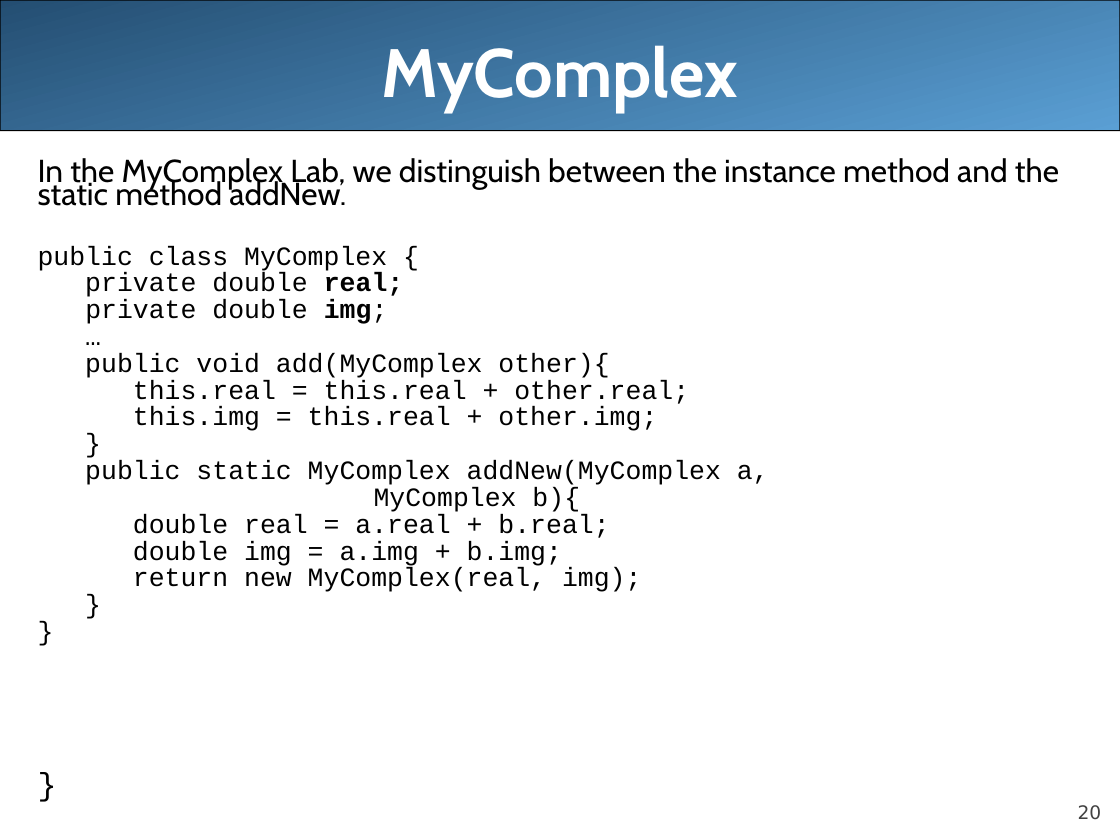
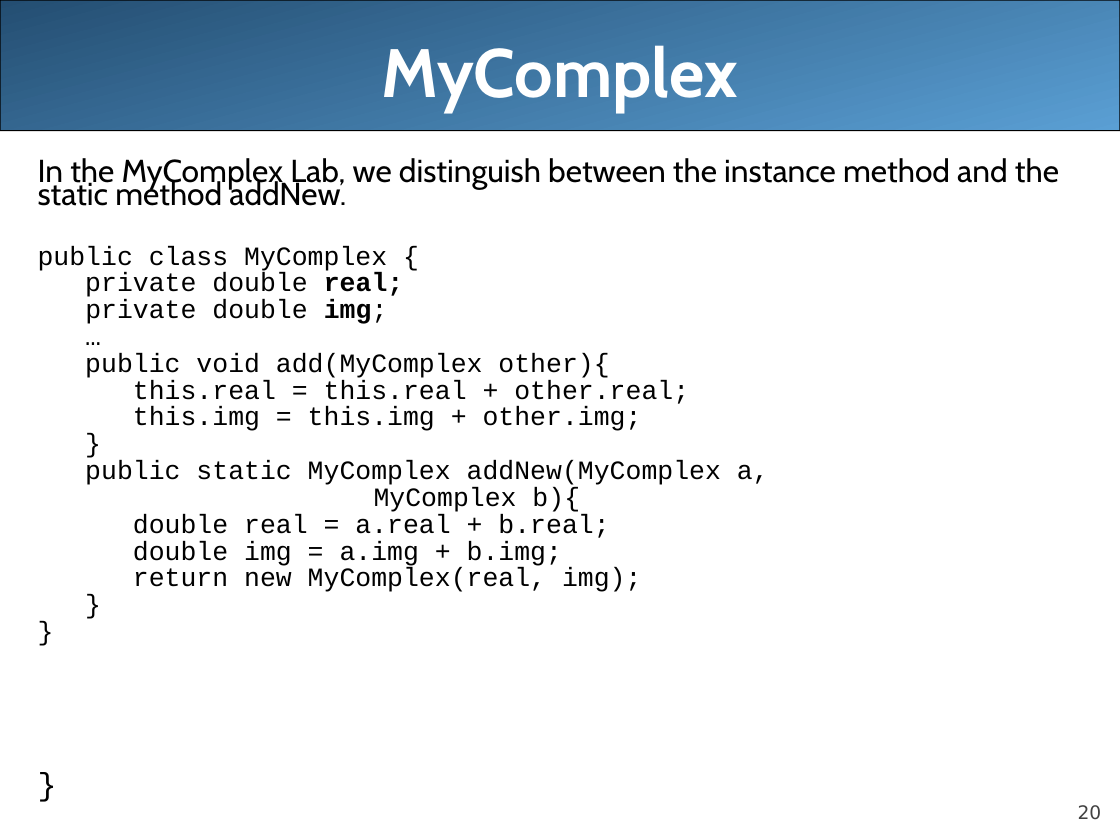
Before and after one commit to LongBaoNguyen/longbaonguyen.github.io, a slide deck: slide 20 of courses/apcsa/lecture15.ppt. Drawn at 1120x840 pixels with LibreOffice and Linux fonts; fonts in the diff are those of the drawing. Boxes give left, top, right and bottom in pixels: in the first picture for what was removed or moved away, otherwise in the second. Text is boxed around its words. In the diff, an @@ line names an element or a change of style, - is before the commit and + after.

```diff
--- a/courses/apcsa/lecture15.ppt
+++ b/courses/apcsa/lecture15.ppt
@@ text at (133,407,642,431): text changed @@
-this.img = this.real + other.img;
+this.img = this.img + other.img;
```
Also in this commit, not shown: 17 other files.
